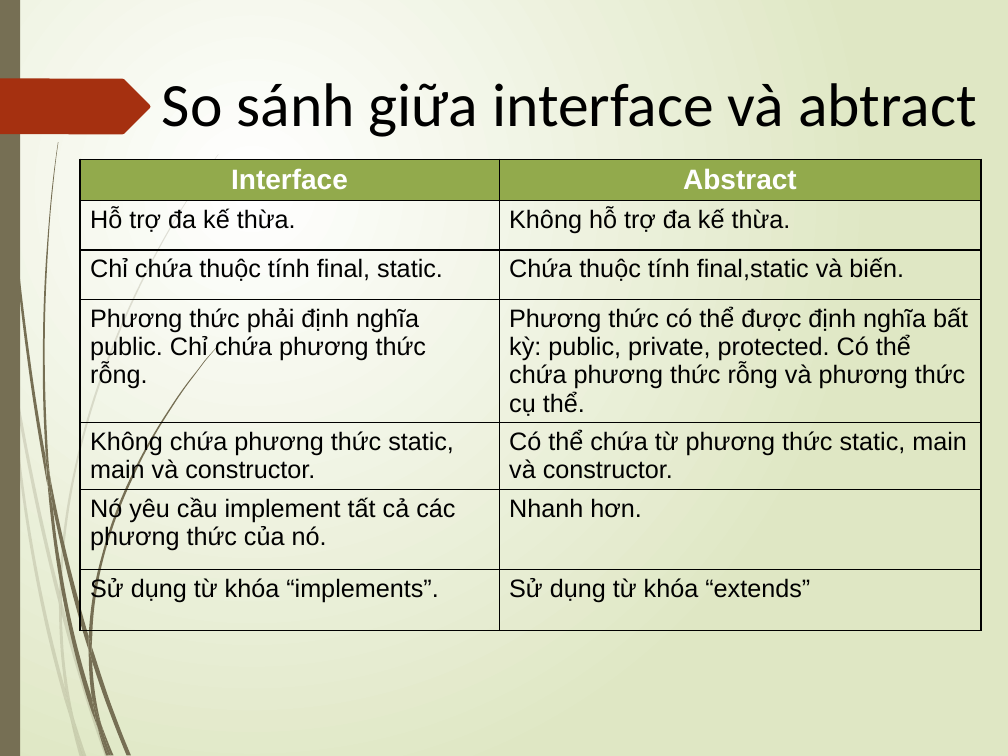
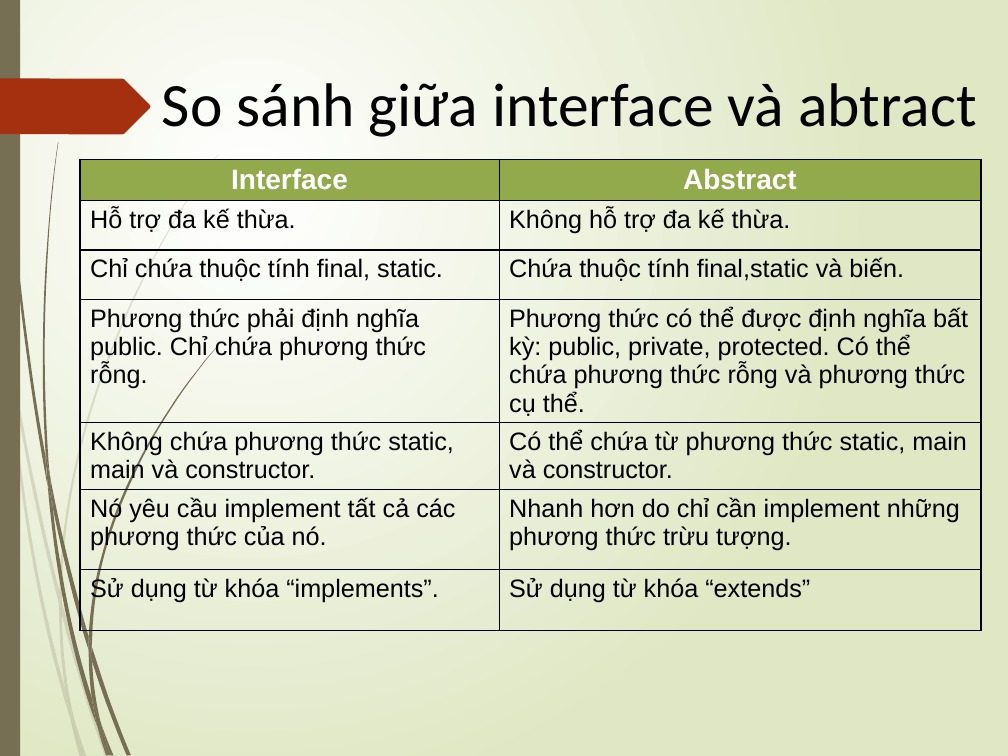
Before and after one commit to LeTrongNghia/Advanced-Java, a slide deck: slide 2 of Research/Chapter1_Inheritance&InnerClass_Nghĩa-Huy.pptx. Drawn at 1008x756 pixels with LibreOffice and Linux fonts; fonts in the diff are those of the drawing. Boxes give left, top, right and bottom in pixels: in the first picture for what was removed or moved away, otherwise in the second. Text is boxed around its words. In the diff, an @@ line names an element or a change of style, - is before the commit and + after.

```diff
--- a/Research/Chapter1_Inheritance&InnerClass_Nghĩa-Huy.pptx
+++ b/Research/Chapter1_Inheritance&InnerClass_Nghĩa-Huy.pptx
@@ table at [80,159,981,654] @@
-row 6, column 2: Nhanh hơn.
+row 6, column 2: Nhanh hơn do chỉ cần implement những phương thức trừu tượng.
```
Also in this commit, not shown: 2 other slides changed.
